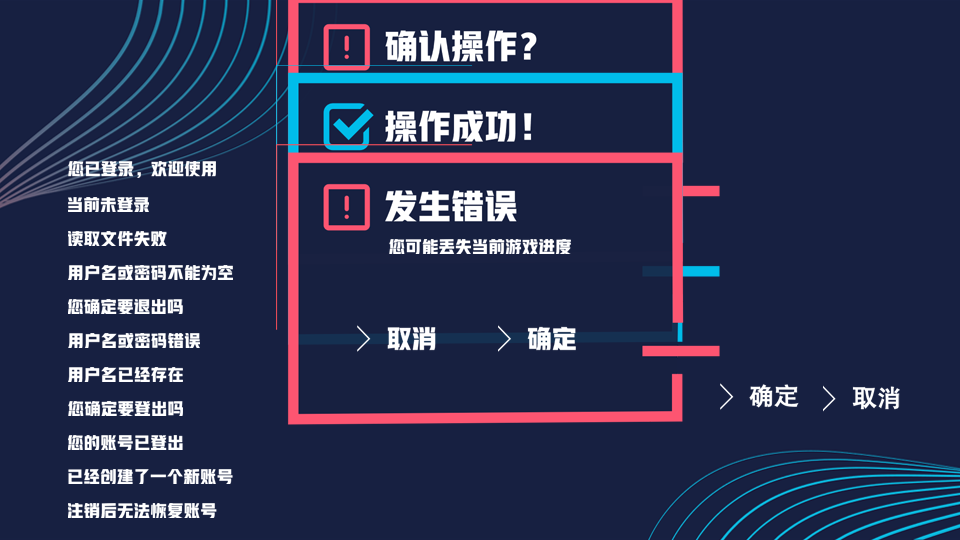
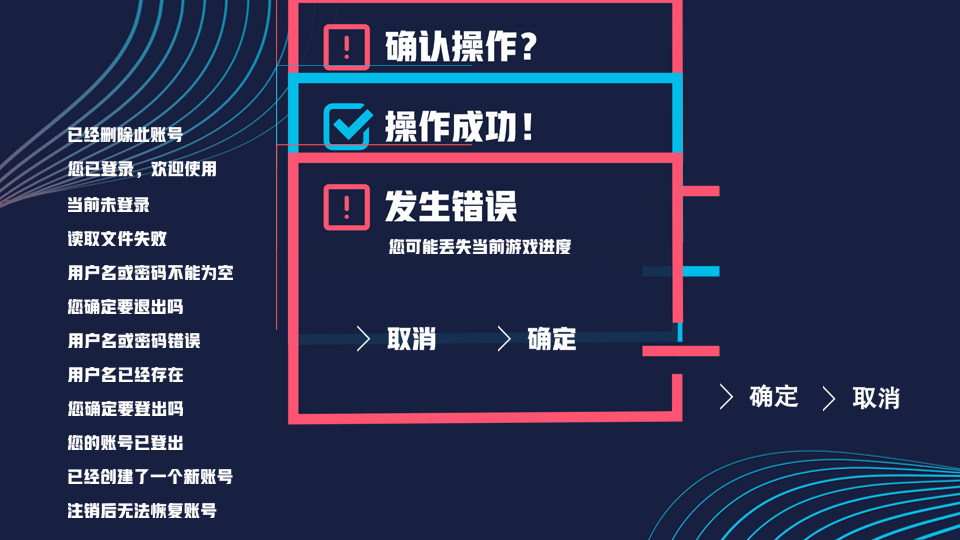
Layered file, before and after one edit (960px x 540px). Changes by layer:
added layer "已经删除" in group "信息" over [68, 127, 183, 142]
